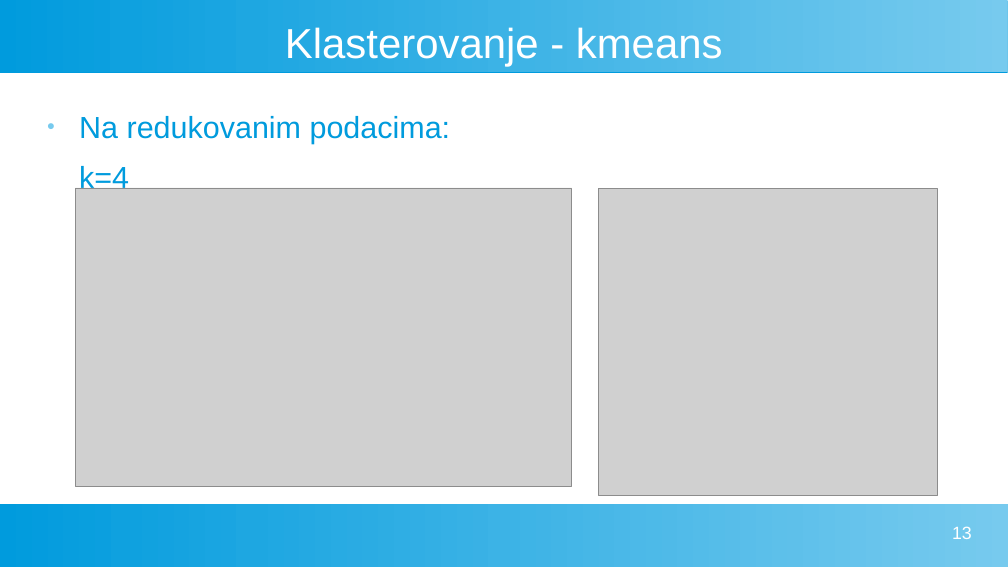
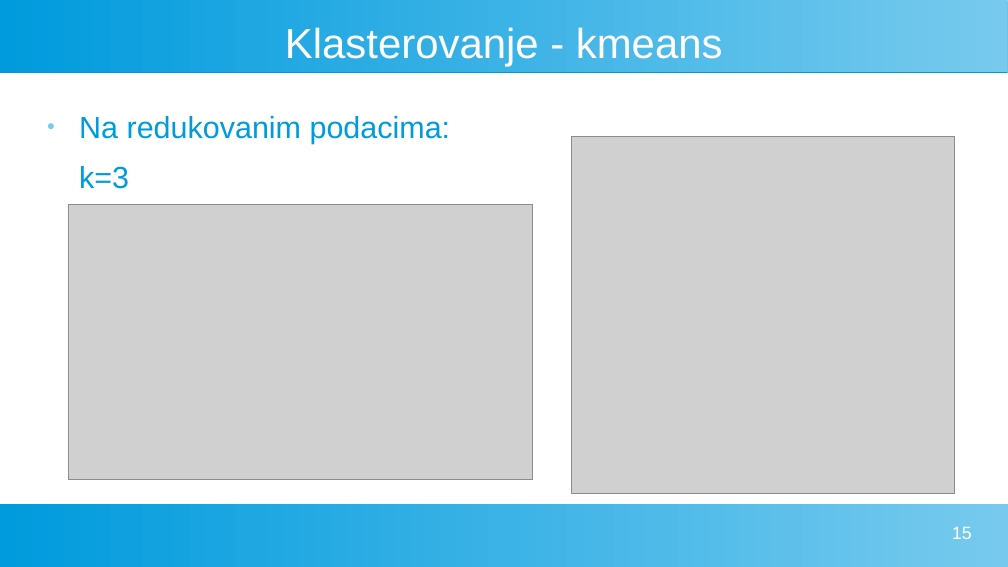
Before and after one commit to MATF-istrazivanje-podataka-1/2023_Data_Mining_Poetry_Dataset, a slide deck: slide 15 of pres.odp (slide 13 before the commit). Drawn at 1008x567 pixels with LibreOffice and Linux fonts; fonts in the diff are those of the drawing; grey boxes stand for pictures. Boxes give left, top, right and bottom in pixels: in the first picture for what was removed or moved away, otherwise in the second. Text is boxed around its words. In the diff, an @@ line names an element or a change of style, - is before the commit and + after.

```diff
--- a/pres.odp
+++ b/pres.odp
@@ picture: place and size @@
-picture at bbox=[598, 188, 938, 495]
+picture at bbox=[572, 137, 955, 494]
@@ text at bbox=[79, 166, 129, 189]: text changed @@
-k=4
+k=3
@@ picture: place and size @@
-picture at bbox=[75, 188, 572, 487]
+picture at bbox=[69, 205, 532, 480]
@@ page number at bbox=[952, 527, 972, 539]: text changed @@
-13
+15
```
Also in this commit, not shown: 4 other slides changed, 5 slides added, 29 other files.
